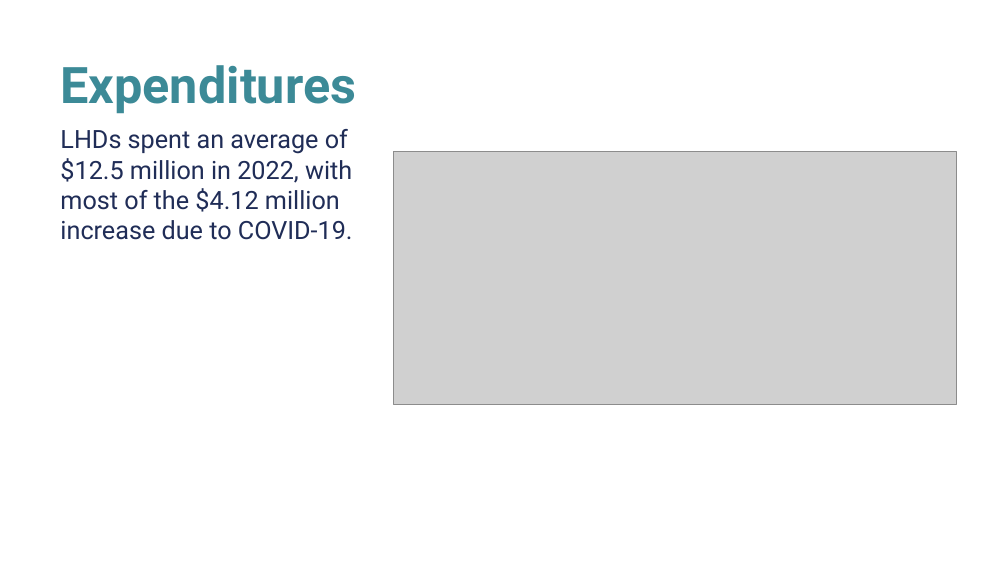
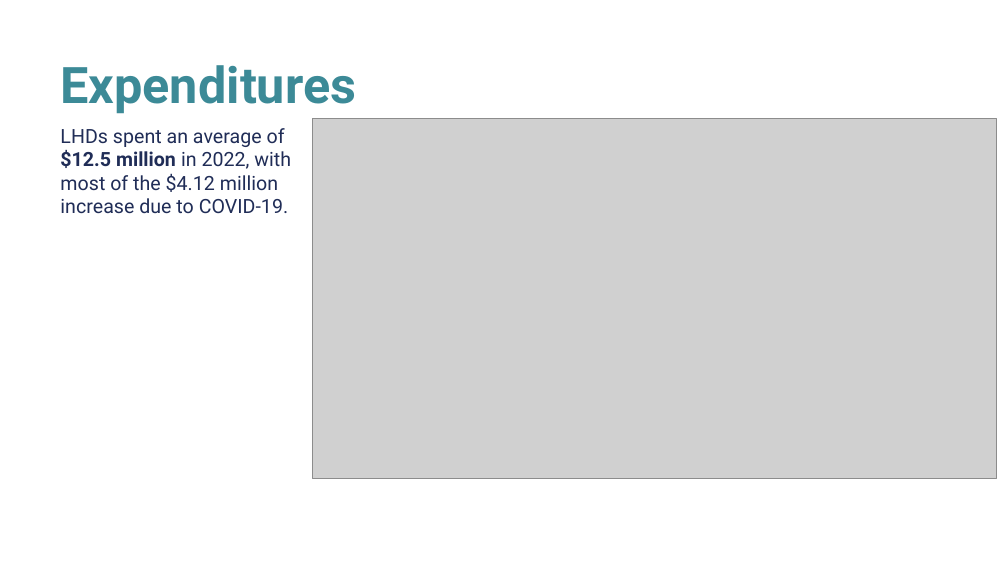
Before and after one commit to NACCHO-profile/nacchoProfile, a slide deck: slide 4 of inst/app/www/Profile2022KeyFindings.pptx. Drawn at 1008x567 pixels with LibreOffice and Linux fonts; fonts in the diff are those of the drawing; grey boxes stand for pictures; background and template pictures are left out. Boxes give left, top, right and bottom in pixels: in the first picture for what was removed or moved away, otherwise in the second. Text is boxed around its words. In the diff, an @@ line names an element or a change of style, - is before the commit and + after.

```diff
--- a/inst/app/www/Profile2022KeyFindings.pptx
+++ b/inst/app/www/Profile2022KeyFindings.pptx
@@ text "LHDs spent an average of ..." at (x1=60, y1=128, x2=291, y2=214): size 18 to 14 pt; bold on in "$12.5 million" @@
@@ picture resized from (x1=393, y1=151, x2=956, y2=404) to (x1=312, y1=119, x2=997, y2=479) @@
```
Also in this commit, not shown: 7 other slides changed, 37 other files.
